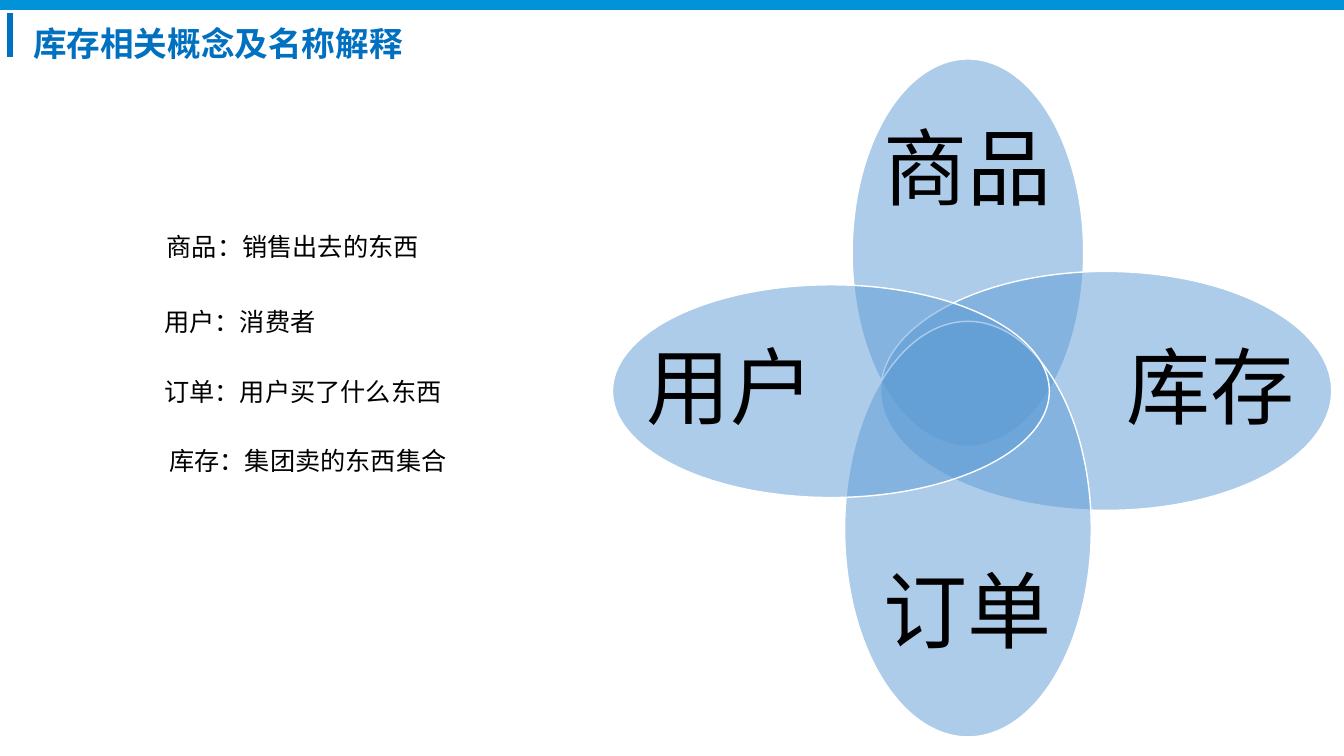
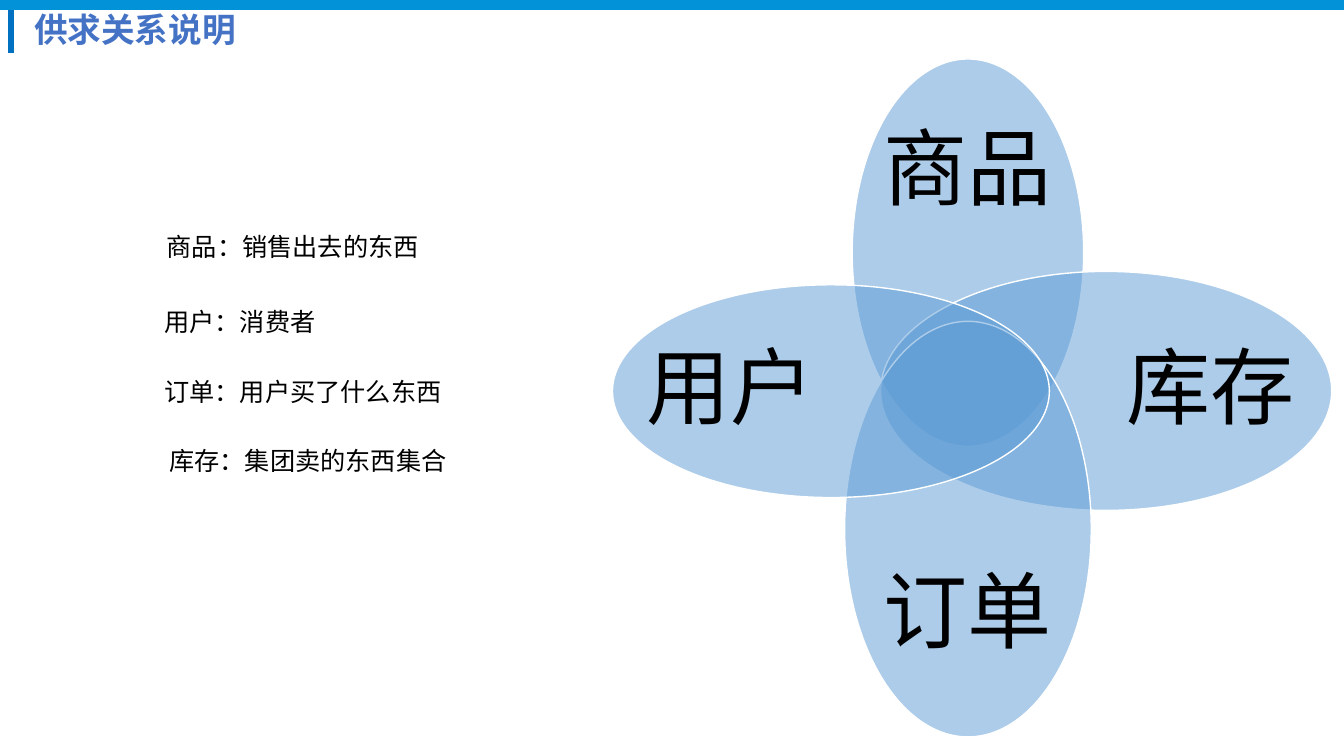
Before and after one commit to xklnew/Go-000, a slide deck: slide 6 of Week01/分销平台商品系统简介.pptx (slide 3 before the commit). Drawn at 1344x756 pixels with LibreOffice and Linux fonts; fonts in the diff are those of the drawing; background and template pictures are left out. Boxes give left, top, right and bottom in pixels: in the first picture for what was removed or moved away, otherwise in the second. Text is boxed around its words. In the diff, an @@ line names an element or a change of style, - is before the commit and + after.

```diff
--- a/Week01/分销平台商品系统简介.pptx
+++ b/Week01/分销平台商品系统简介.pptx
@@ rectangle: place and size @@
-rectangle at (7, 14, 12, 56)
+rectangle at (8, 10, 13, 52)
@@ text removed at (33, 27, 403, 59) @@
-库存相关概念及名称解释
@@ text added at (34, 8, 236, 45), 24 pt, text #4472C4, bold @@
+供求关系说明
```
Also in this commit, not shown: 11 other slides changed, 1 slide added, 10 other files.
